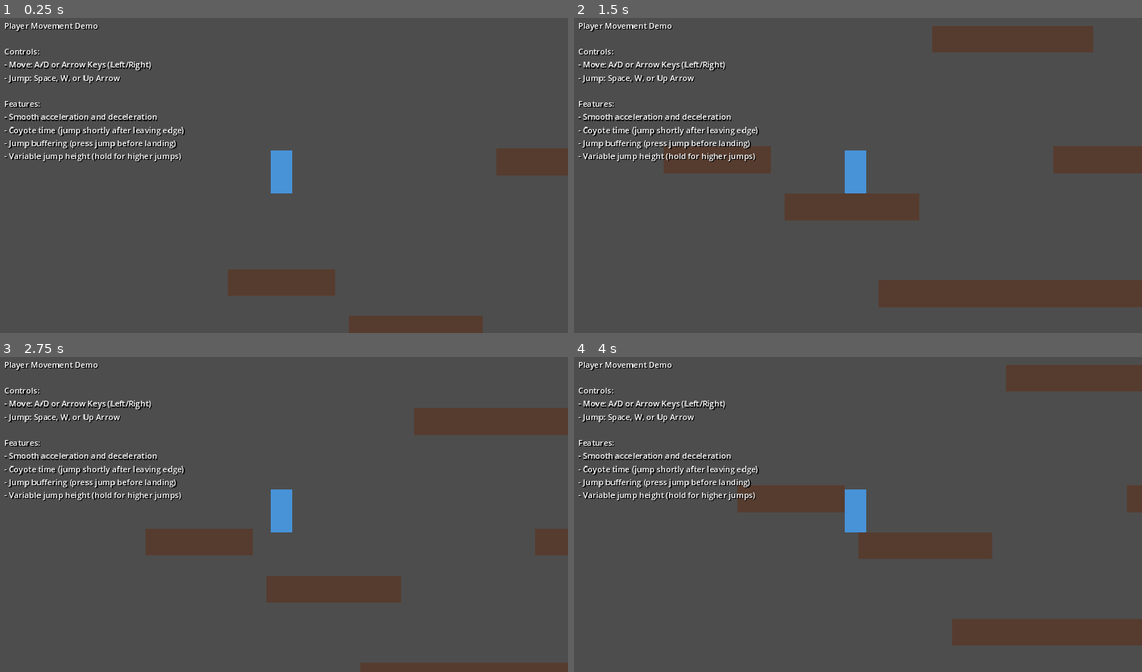
Above: before the commit, frames 1-4 (two rows, left to right).
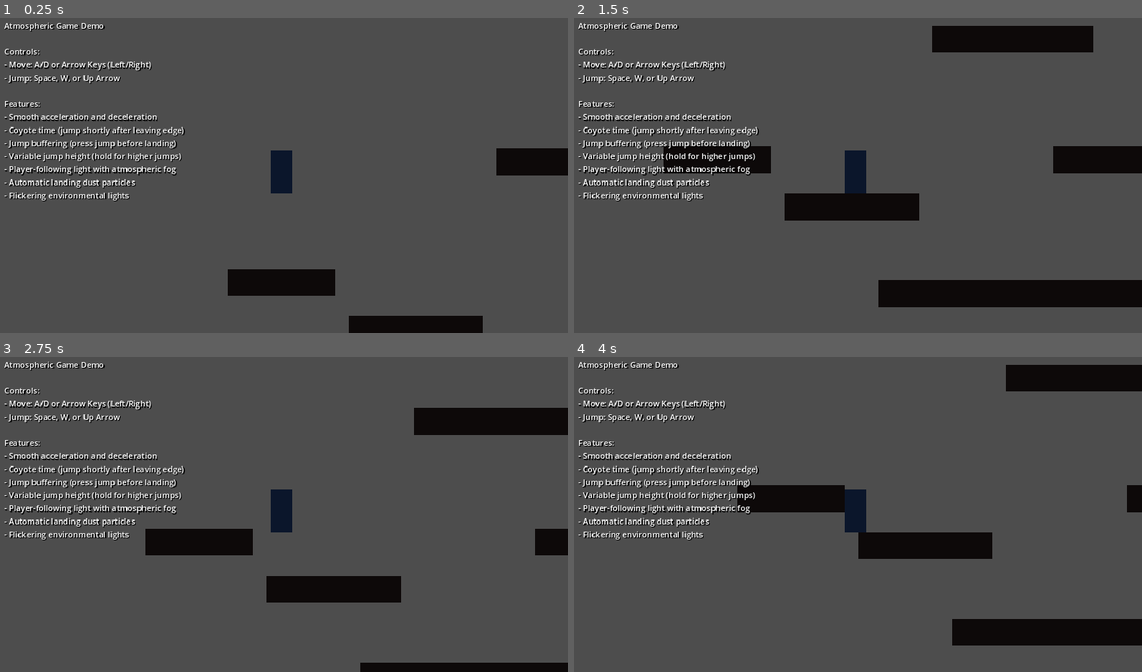
Above: after the commit, the same moments.

Repository: ANURAGNAKUL2702/ECHOES-OF-ASH
Game: Godot game, scene res://scenes/main.tscn
The game is run twice, just before and just after one commit, with the same random seed, the same clock (stepped at 60 frames per second) and the same inputs.
Inputs:
- Up to frame 1 (0.25 s): no input
- Up to frame 2 (1.5 s): tap Enter at 0.5 s; hold D (move_right) 0.53-1.28 s; hold Space (jump) 0.53-1.28 s; hold A (move_left) from 1.28 s (still down); tap Q at 1.35 s
- Up to frame 3 (2.75 s): tap Space (jump) at 1.52, 1.55, 1.82 s; release A (move_left) at 2.03 s; hold D (move_right) from 2.03 s (still down); hold Space (jump) from 2.03 s (still down); tap E at 2.1 s
- Up to frame 4 (4 s): release D (move_right) at 2.78 s; release Space (jump) at 2.78 s; hold W 2.78-3.53 s; tap R at 2.85 s; tap Space (jump) at 3.02, 3.05, 3.32, 3.5 s; hold A (move_left) from 3.53 s (still down); hold Space (jump) from 3.53 s (still down); tap T at 3.6 s

The runs differ from the first frame. In frame 1, 5.8% of the frame differs, in the area x 0-100%, y 1-100%; in frame 2, 13%, in the area x 0-100%, y 1-92%; in frame 3, 9.3%; in frame 4, 10%.
Error after the commit: Parse Error: Value of type "Gradient" cannot be assigned to a variable of type "Texture2D". (res://scripts/particle_manager.gd:367)

Commit message:
Integrate atmospheric systems into main scene with testing documentation
Co-authored-by: ANURAGNAKUL2702 <192670712+ANURAGNAKUL2702@users.noreply.github.com>

Diff:
--- a/scenes/main.tscn
+++ b/scenes/main.tscn
@@ -1,11 +1,44 @@
-[gd_scene load_steps=3 format=3 uid="uid://bgnf20lw8b7k0"]
+[gd_scene load_steps=6 format=3 uid="uid://bgnf20lw8b7k0"]
 
 [ext_resource type="PackedScene" uid="uid://bdqhx8ksm0m8u" path="res://scenes/player.tscn" id="1_k0a6g"]
+[ext_resource type="Script" path="res://scripts/lighting_system.gd" id="2_lighting"]
+[ext_resource type="Script" path="res://scripts/particle_manager.gd" id="3_particle"]
+[ext_resource type="Script" path="res://scripts/atmospheric_integration.gd" id="4_integration"]
 
 [sub_resource type="RectangleShape2D" id="RectangleShape2D_mqc3h"]
 size = Vector2(400, 40)
 
 [node name="Main" type="Node2D"]
+
+[node name="CanvasModulate" type="CanvasModulate" parent="."]
+color = Color(0.15, 0.15, 0.2, 1)
+
+[node name="LightingSystem" type="Node2D" parent="."]
+script = ExtResource("2_lighting")
+enable_player_light = true
+player_light_energy = 1.2
+player_light_scale = Vector2(2, 2)
+enable_flickering_lights = true
+flicker_intensity = 0.4
+flicker_speed = 3.0
+enable_fog = true
+fog_layer_count = 2
+fog_color = Color(0.15, 0.15, 0.2, 0.3)
+
+[node name="ParticleManager" type="Node2D" parent="."]
+script = ExtResource("3_particle")
+enable_dash_trails = true
+dash_trail_color = Color(0.5, 0.8, 1, 0.8)
+dash_trail_amount = 5
+enable_impacts = true
+impact_particle_count = 20
+enable_dust = true
+dust_particle_count = 12
+
+[node name="AtmosphericIntegration" type="Node" parent="."]
+script = ExtResource("4_integration")
+auto_dust_on_landing = true
+landing_velocity_threshold = 200.0
 
 [node name="Player" parent="." instance=ExtResource("1_k0a6g")]
 position = Vector2(200, 400)
@@ -100,7 +133,7 @@
 theme_override_constants/shadow_offset_x = 2
 theme_override_constants/shadow_offset_y = 2
 theme_override_font_sizes/font_size = 18
-text = "Player Movement Demo
+text = "Atmospheric Game Demo
 
 Controls:
 - Move: A/D or Arrow Keys (Left/Right)
@@ -110,4 +143,7 @@
 - Smooth acceleration and deceleration
 - Coyote time (jump shortly after leaving edge)
 - Jump buffering (press jump before landing)
-- Variable jump height (hold for higher jumps)"
+- Variable jump height (hold for higher jumps)
+- Player-following light with atmospheric fog
+- Automatic landing dust particles
+- Flickering environmental lights"
Not shown, added: TEST_ATMOSPHERIC_SYSTEMS.md
